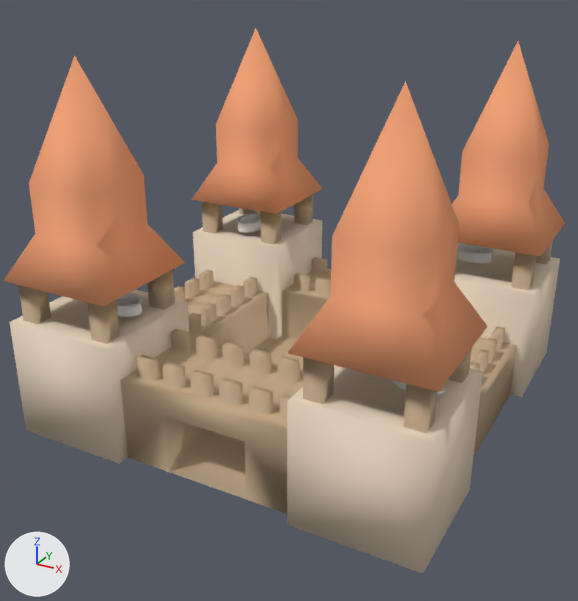
The Blender file Fantasy TD Ultimate/Assets/models/Burg.blend, before and after one commit.
Both versions are drawn from a 50 mm lens placed at (14.2, -26.6, 16.5), pointed at (0.9, -2.3, 4.4). Lighting does not change. The marker at lower left points along +X, +Y and +Z.

Objects in the first picture: 'group_0_14860437'.
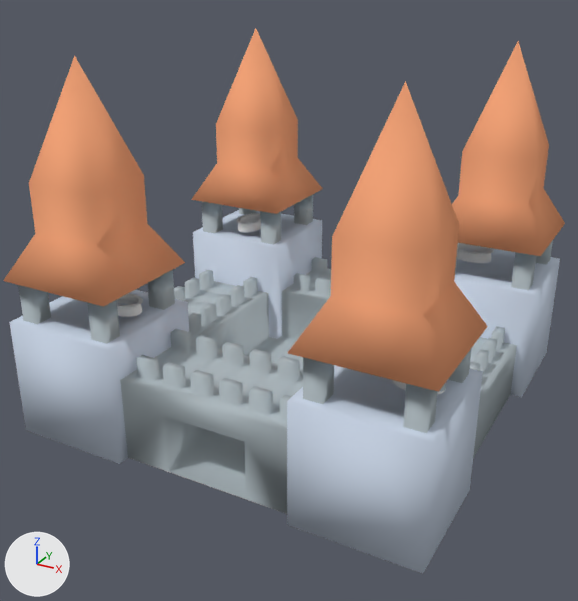
What differs and where, as boxes (x1, y1, x2, y2) in the pictures (578 x 601 px):
'group_0_14860437', recoloured (beige to grey): (9, 193, 560, 574) in both

Patch to the scene script:
```diff
--- a/Fantasy TD Ultimate/Assets/models/Burg.blend.py
+++ b/Fantasy TD Ultimate/Assets/models/Burg.blend.py
@@ mat_burg_wand @@
 mat_burg_wand = diffuse_material('Burg Wand')
-mat_burg_wand.base_color = (0.552, 0.407, 0.262)  # beige #c4ab8c
+mat_burg_wand.base_color = (0.432, 0.495, 0.528)  # light grey #b0bbc0
@@ mat_turm @@
 mat_turm = diffuse_material('Turm')
-mat_turm.base_color = (0.815, 0.672, 0.521)  # beige #e9d6bf
+mat_turm.base_color = (0.606, 0.688, 0.815)  # white #ccd8e9
```
